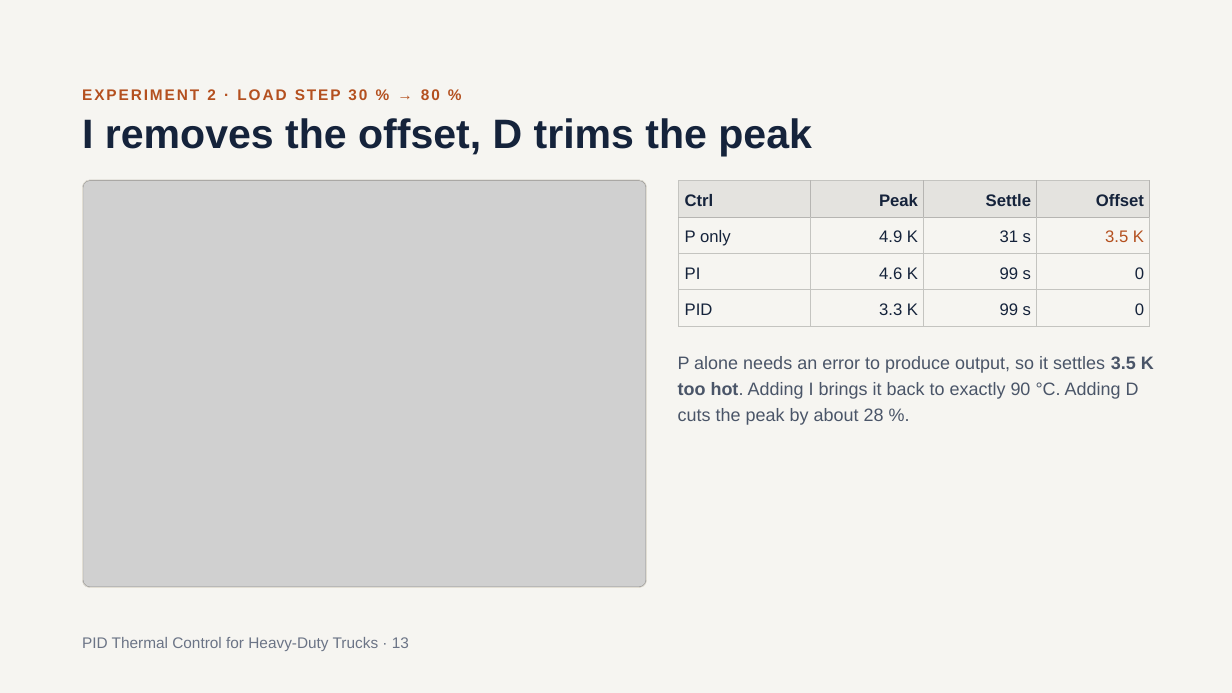
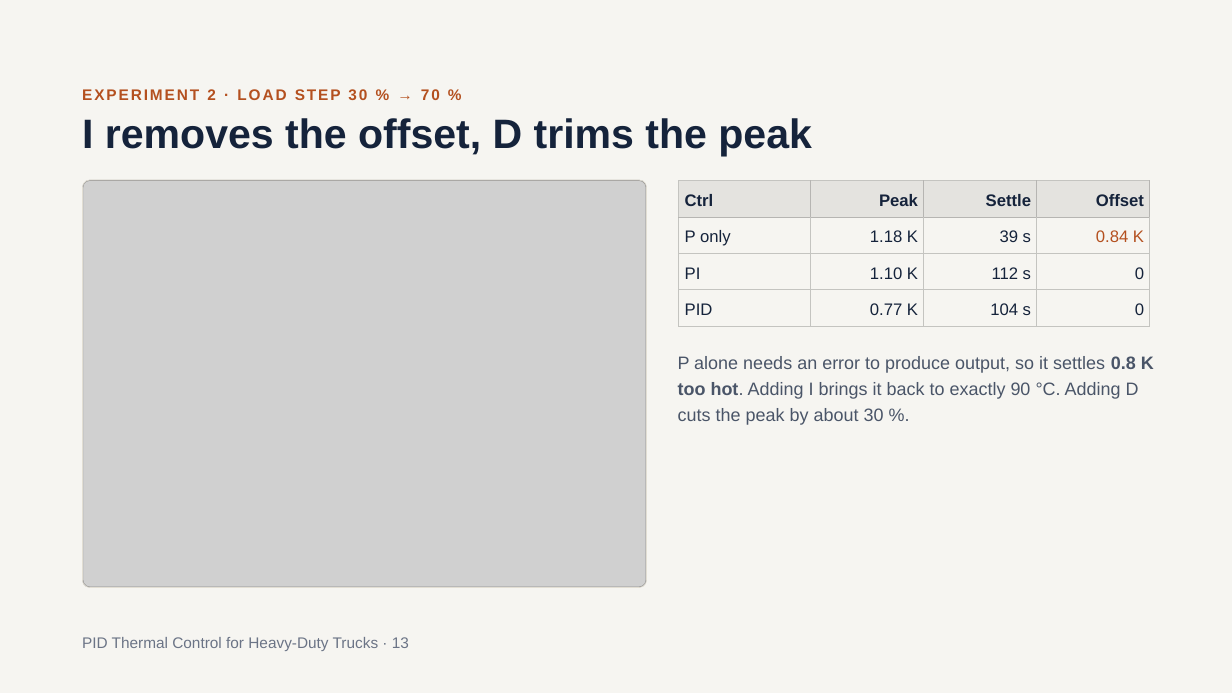
Before and after one commit to SushanthBibi/PID-Cooling-matlab, a slide deck: slide 13 of PID_Thermal_Control_for_Heavy-Duty_Trucks_v2.pptx. Drawn at 1232x693 pixels with LibreOffice and Linux fonts; fonts in the diff are those of the drawing; grey boxes stand for pictures. Boxes give left, top, right and bottom in pixels: in the first picture for what was removed or moved away, otherwise in the second. Text is boxed around its words. In the diff, an @@ line names an element or a change of style, - is before the commit and + after.

```diff
--- a/PID_Thermal_Control_for_Heavy-Duty_Trucks_v2.pptx
+++ b/PID_Thermal_Control_for_Heavy-Duty_Trucks_v2.pptx
@@ text at <box>82,89,440,100</box>: text changed @@
-EXPERIMENT 2 · LOAD STEP 30 % → 80 %
+EXPERIMENT 2 · LOAD STEP 30 % → 70 %
@@ table at <box>679,181,1150,326</box> @@
-row 2: P only | 4.9 K | 31 s | 3.5 K
+row 2: P only | 1.18 K | 39 s | 0.84 K
-row 3, column 2: 4.6 K
+row 3, column 2: 1.10 K
-row 3, column 3: 99 s
+row 3, column 3: 112 s
-row 4, column 2: 3.3 K
+row 4, column 2: 0.77 K
-row 4, column 3: 99 s
+row 4, column 3: 104 s
@@ text at <box>678,356,1154,425</box>: text changed @@
-P alone needs an error to produce output, so it settles 3.5 K too hot. Adding I brings it back to exactly 90 °C. Adding D cuts the peak by about 28 %.
+P alone needs an error to produce output, so it settles 0.8 K too hot. Adding I brings it back to exactly 90 °C. Adding D cuts the peak by about 30 %.
```
Also in this commit, not shown: 8 other slides changed.
